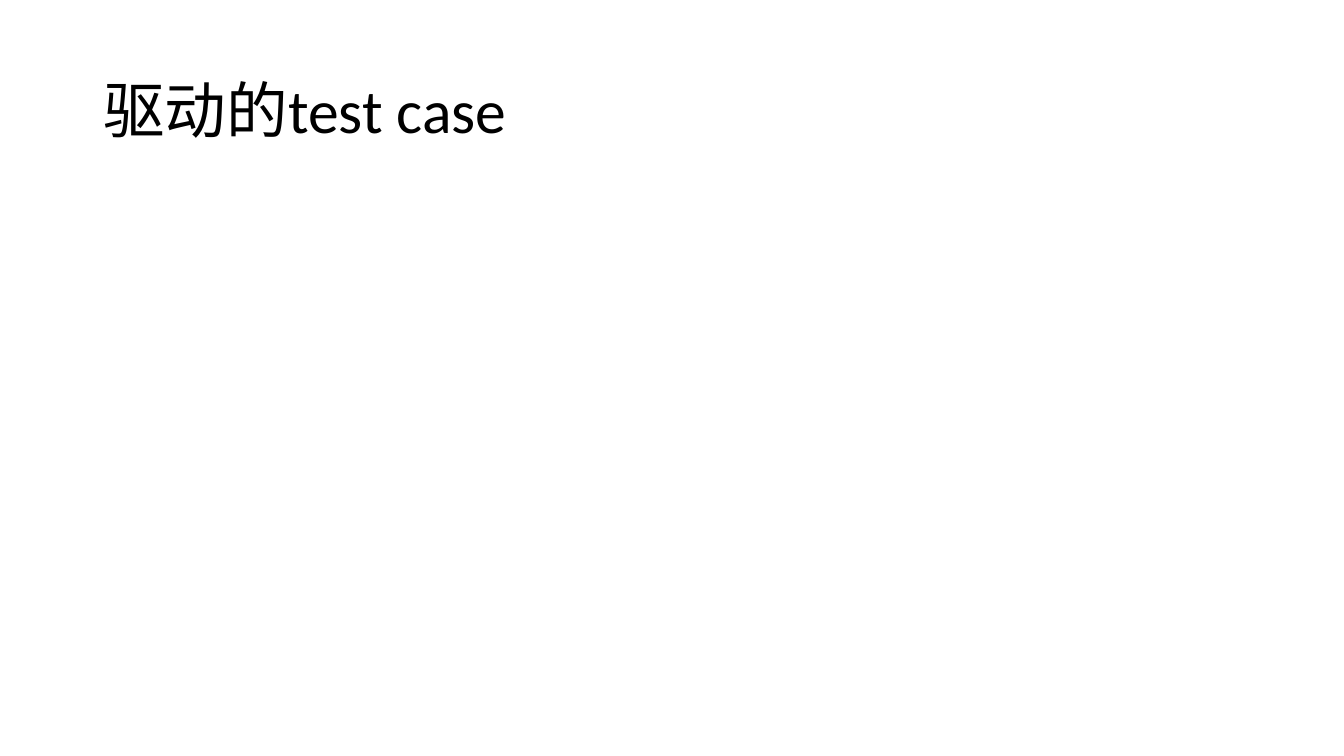
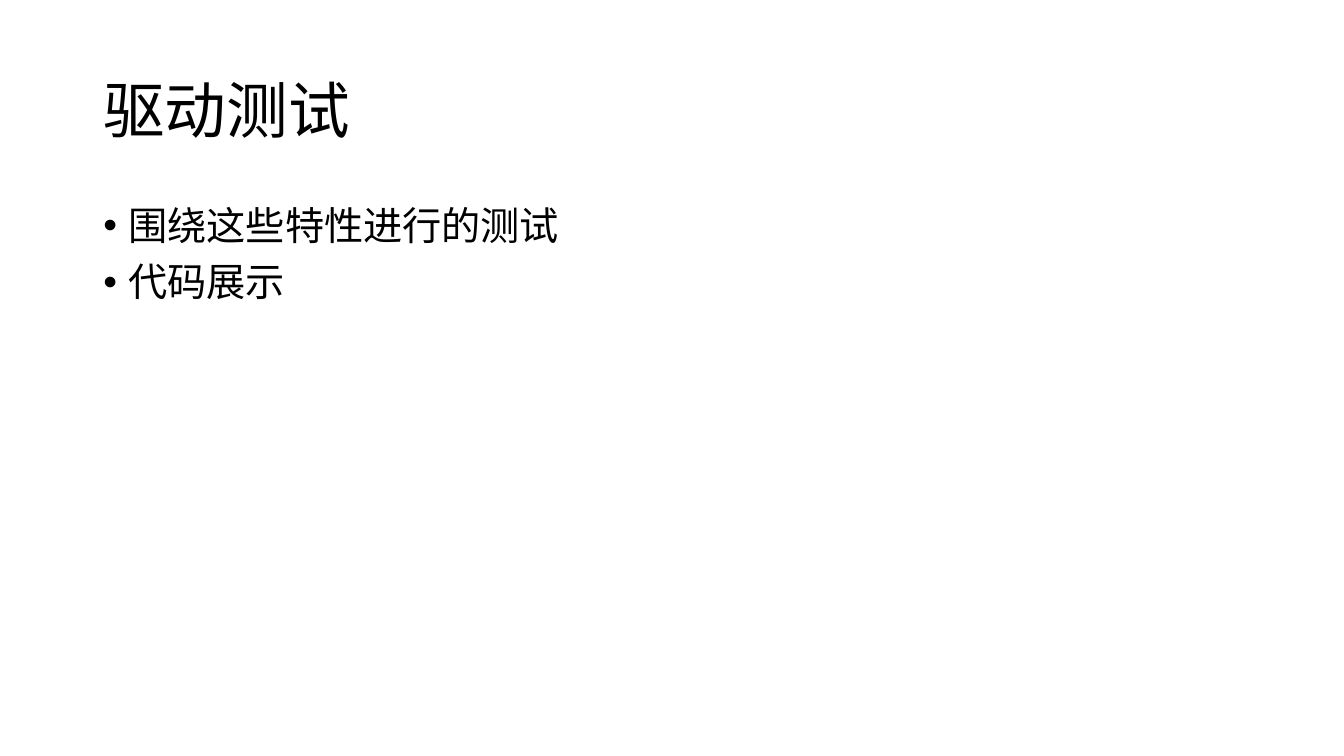
Before and after one commit to whitebkues1/ppt, a slide deck: slide 7 of xianzheng.pptx (slide 6 before the commit). Drawn at 1344x756 pixels with LibreOffice and Linux fonts; fonts in the diff are those of the drawing. Boxes give left, top, right and bottom in pixels: in the first picture for what was removed or moved away, otherwise in the second. Text is boxed around its words. In the diff, an @@ line names an element or a change of style, - is before the commit and + after.

```diff
--- a/xianzheng.pptx
+++ b/xianzheng.pptx
@@ title at [103, 81, 349, 138]: text changed @@
-驱动的test case
+驱动测试
@@ text added at [128, 207, 559, 299], 28 pt, text #000000 @@
+• 围绕这些特性进行的测试
+• 代码展示
```
Also in this commit, not shown: 12 other slides changed, 5 slides added, 4 slides removed, 12 other files.
